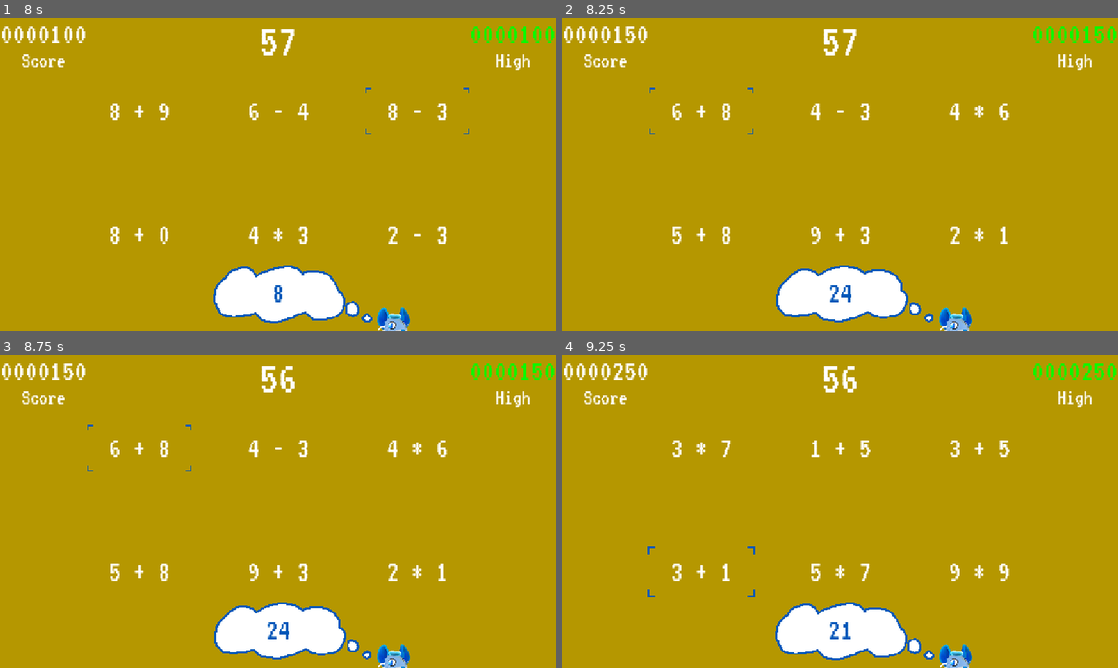
Above: before the commit, frames 1-4 (two rows, left to right).
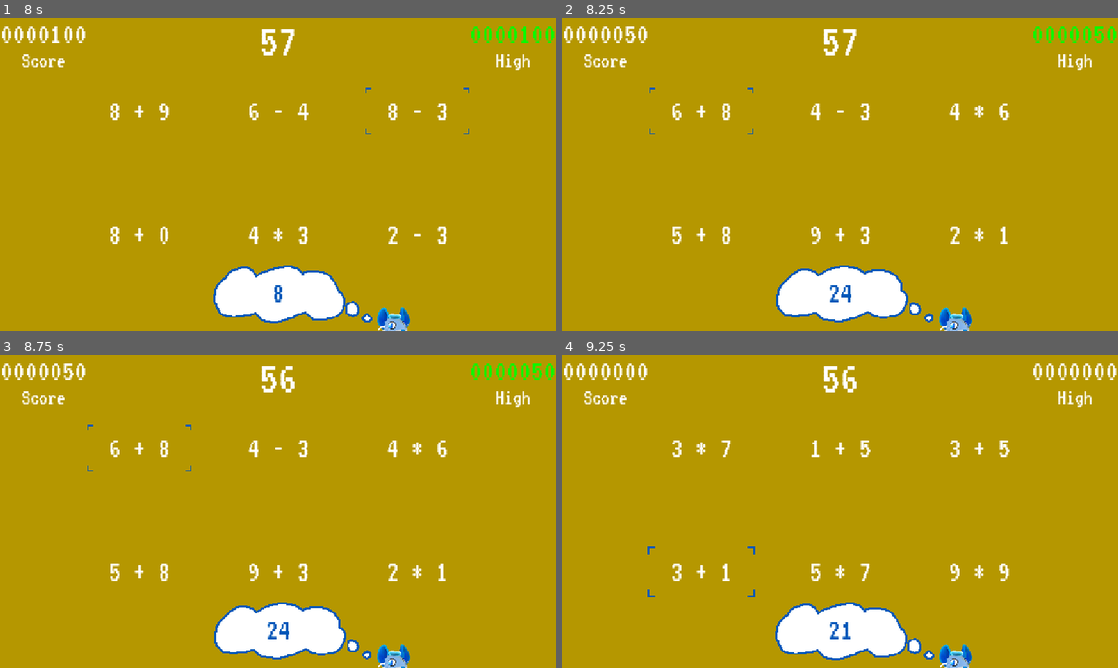
Above: after the commit, the same moments.

Repository: sdepouw/mathematics-and-cheese
Game: Godot game, scene res://Scenes/Root/root.tscn
Two runs of this game, one before a commit and one after it. Both use one fixed random seed, a clock stepped at 60 frames per second and the inputs below. Sound files missing from this copy of the repository are replaced by a short silence.
Inputs (mouse positions are in pixels of both pictures, inside the frame that each line leads up to):
- Up to frame 1 (8 s): tap Enter at 0.5 s; move the mouse to (400, 158) at 0.52 s; hold D (move_right) 0.53-1.28 s; tap Space (confirm) at 0.6, 1.25, 1.35, 2.75, 2.85, 3.6, 4.25, 4.35, 5, 5.1, 5.85, 6.6, 7.35 s; click (400, 158) at 0.67 s; move the mouse to (166, 190) at 1.27 s; hold S (move_down) 1.28-2 s; click "Start Game" at 2 s; move the mouse to (139, 111) at 2.77 s; hold D (move_right) 2.78-3.53 s; click (139, 111) at 2.92 s; move the mouse to (278, 111) at 3.52 s; hold W (move_up) 3.53-4.28 s; click (278, 111) at 3.67 s; move the mouse to (417, 111) at 4.27 s; hold A (move_left) 4.28-5.78 s; click (417, 111) at 4.42 s; move the mouse to (139, 233) at 5.02 s; click (139, 233) at 5.17 s; move the mouse to (278, 233) at 5.77 s; hold S (move_down) 5.78-6.53 s; click (278, 233) at 5.92 s; move the mouse to (417, 233) at 6.52 s; hold D (move_right) 6.53-7.28 s; click (417, 233) at 6.67 s; move the mouse to (400, 158) at 7.27 s; hold W (move_up) from 7.28 s (still down)
- Up to frame 2 (8.25 s): move the mouse to (728, 190) at 8.02 s; release W (move_up) at 8.03 s; hold D (move_right) from 8.03 s (still down); tap Space (confirm) at 8.1 s; click (728, 190) at 8.17 s
- Up to frame 3 (8.75 s): keep holding D (move_right)
- Up to frame 4 (9.25 s): move the mouse to (895, 442) at 8.77 s; release D (move_right) at 8.78 s; hold S (move_down) from 8.78 s (still down); tap Space (confirm) at 8.85 s

Frame 1 is identical in both runs. In frame 2, 0.1% of the frame differs, in the area x 9-96%, y 2-8%; in frame 3, 0.1%; in frame 4, 0.5%, in the area x 9-100%, y 2-8%.

Commit message:
Fix score bug
Was increasing score by (score + value), so 1000 and adding 100 would actually add 1100 to the total

Diff:
--- a/Game/Scenes/Game/score_keeper.gd
+++ b/Game/Scenes/Game/score_keeper.gd
@@ -8,7 +8,7 @@
 
 var _current_score: int:
   set(value):
-    _current_score = max(_current_score + value, 0)
+    _current_score = max(value, 0)
 var _current_streak: int
 var _best_streak: int
 
